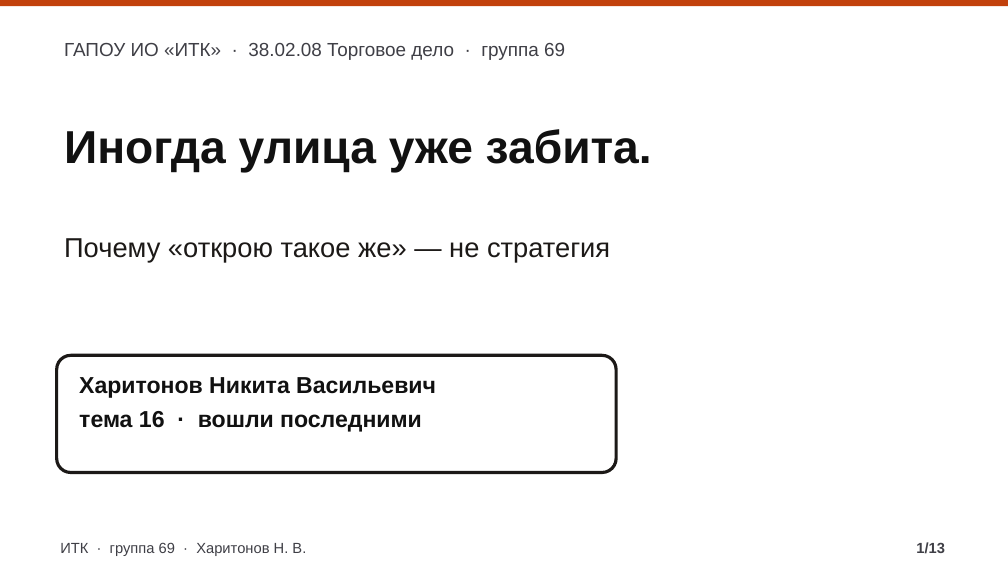
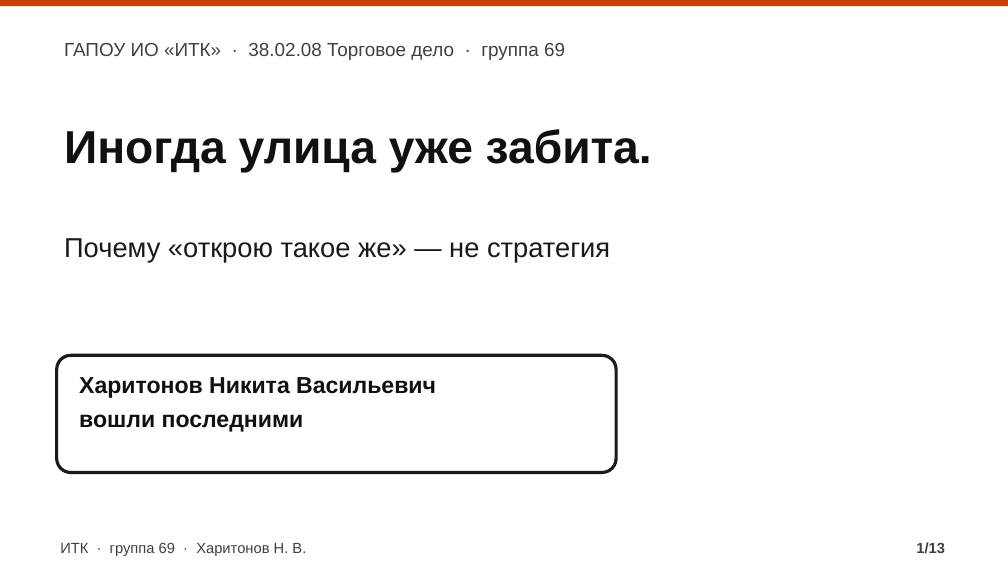
Before and after one commit to Hyakkimaru23/FirstTestTask, a slide deck: slide 1 of vystuplenie-itk/download/nikita-prezentaciya.pptx. Drawn at 1008x567 pixels with LibreOffice and Linux fonts; fonts in the diff are those of the drawing. Boxes give left, top, right and bottom in pixels: in the first picture for what was removed or moved away, otherwise in the second. Text is boxed around its words. In the diff, an @@ line names an element or a change of style, - is before the commit and + after.

```diff
--- a/vystuplenie-itk/download/nikita-prezentaciya.pptx
+++ b/vystuplenie-itk/download/nikita-prezentaciya.pptx
@@ text at (79,414,304,432): text changed @@
-тема 16 · вошли последними
+вошли последними
```
Also in this commit, not shown: 22 other files.
